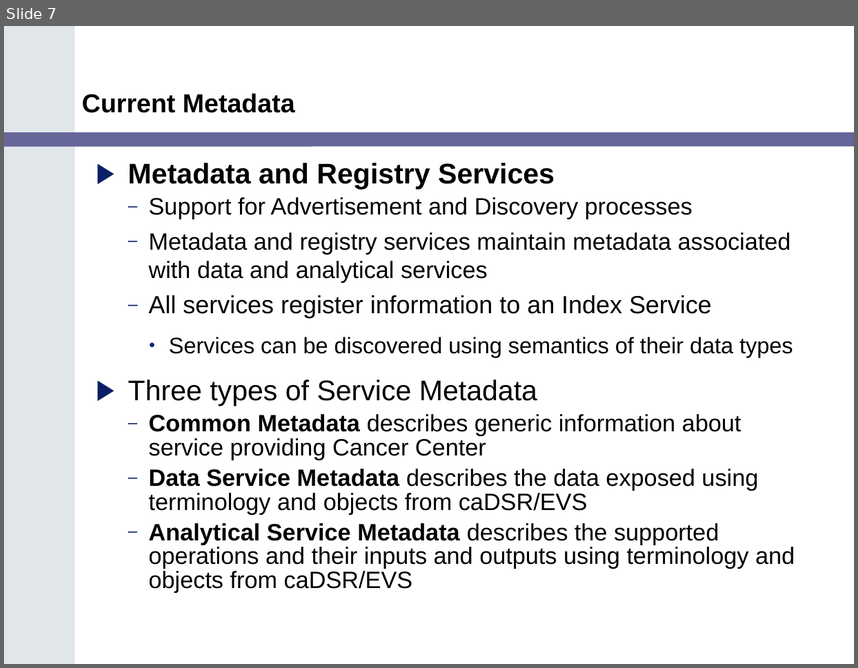
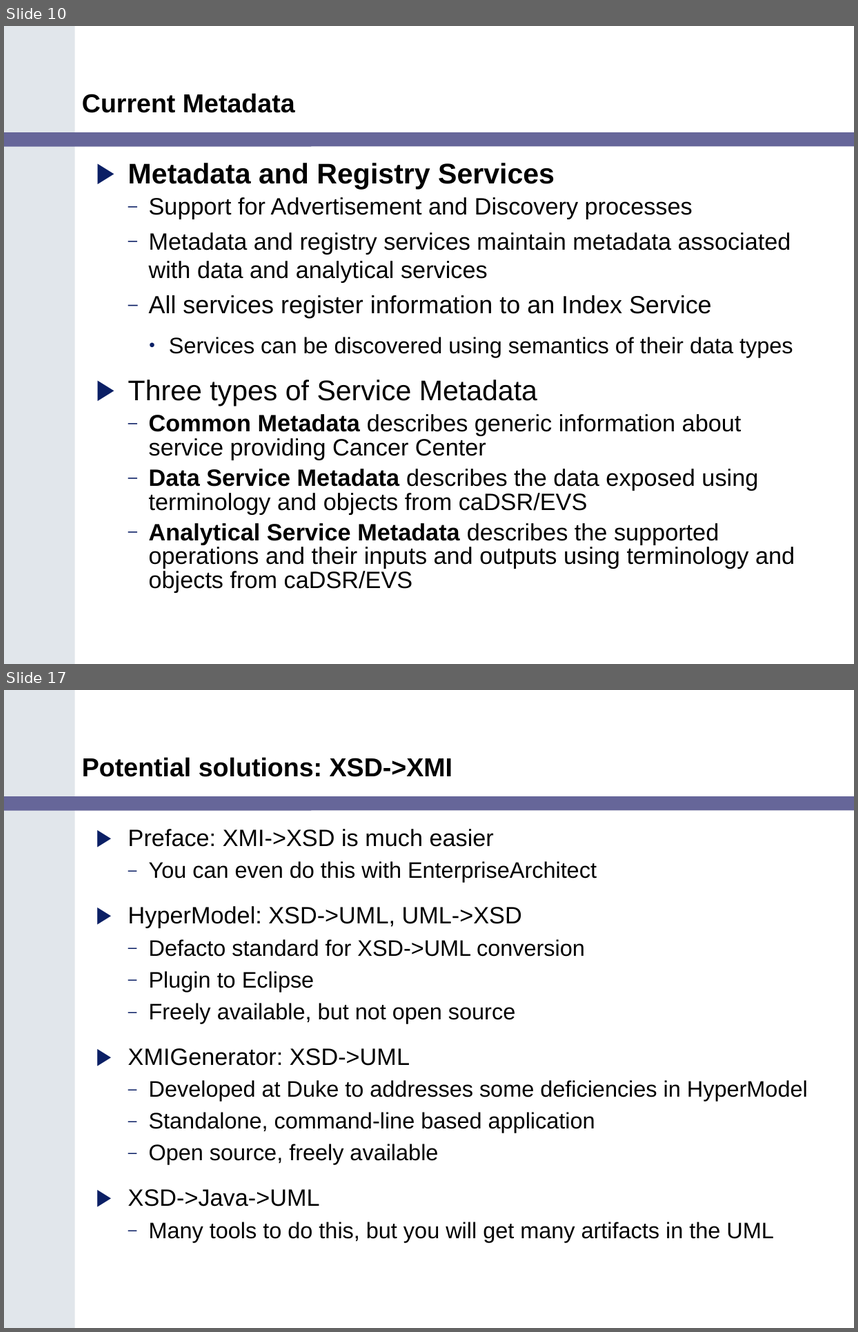
Before and after one commit to NCIP/cagrid-docs, a slide deck: presentations/200602_VCDE_ARCH/Service_Guidlines_Arch_VCDE_Feb2.ppt. Shown one above the other, each under a label of ours: slide 7 before the commit, slides 10 and 17 after it; the slides between them are not shown. The pictures are 858x668 and 858x1332 pixels, drawn with LibreOffice and Linux fonts; fonts in the diff are those of the drawing; background and template pictures are left out. Boxes give left, top, right and bottom in pixels: in the first picture for what was removed or moved away, otherwise in the second. Text is boxed around its words. In the diff, an @@ line names an element or a change of style, - is before the commit and + after.

```diff
--- a/presentations/200602_VCDE_ARCH/Service_Guidlines_Arch_VCDE_Feb2.ppt
+++ b/presentations/200602_VCDE_ARCH/Service_Guidlines_Arch_VCDE_Feb2.ppt
@@ slide 17 added at (x1=4, y1=690, x2=854, y2=1328), background #FFFFFF; not listed: 2 template elements that a slide beside it also shows @@
@@ title added at (x1=82, y1=757, x2=452, y2=777), 22 pt, text #000000, bold @@
+Potential solutions: XSD->XMI
@@ text added at (x1=128, y1=829, x2=808, y2=1242), 19 pt, text #000000 @@
+▶ Preface: XMI->XSD is much easier
+  – You can even do this with EnterpriseArchitect
+▶ HyperModel: XSD->UML, UML->XSD
+  – Defacto standard for XSD->UML conversion
+  – Plugin to Eclipse
+  – Freely available, but not open source
+▶ XMIGenerator: XSD->UML
+  – Developed at Duke to addresses some deficiencies in HyperModel
+  – Standalone, command-line based application
+  – Open source, freely available
+▶ XSD->Java->UML
+  – Many tools to do this, but you will get many artifacts in the UML
@@ what was slide 7 is now slide 10 @@
```
Also in this commit, not shown: 4 slides changed, 17 other slides added, 6 slides removed.
